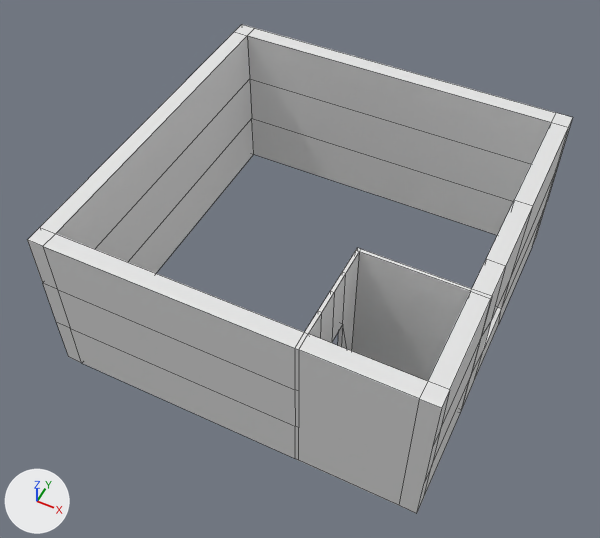
Before and after pictures for a commit that changed the Blender file bachelor/Assets/Prefabs/Scene_Room.blend.
The view is the same before and after, from a 50 mm camera at (7.1, -15.39, 20.09) aimed at (-0.18, -0.84, 1.9). The lights are fixed; the arrows at lower left show +X, +Y and +Z. Mesh edges are drawn as thin lines.

In view in the first picture: 'Walls'.
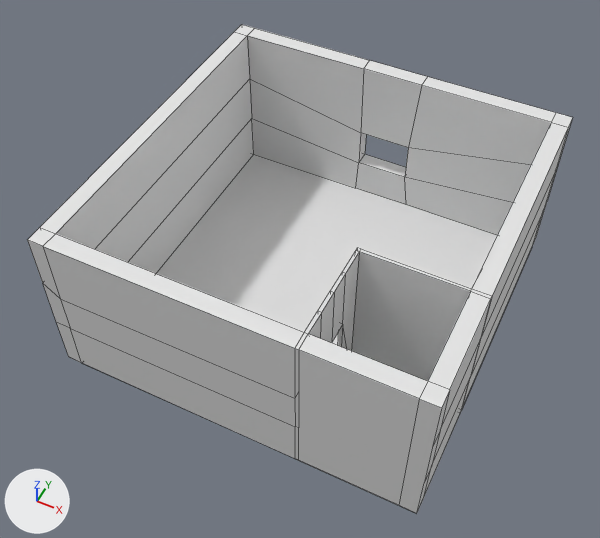
Where the newer file only moved an object's origin or applied its transform, the numbers keep the older frame.

What differs and where, as boxes [x1, y1, x2, y2] in the pictures (600 x 538 px; the box of a moved part takes in the faces that stretch with it):
'Floor', shown
    after: [156, 154, 497, 345]
part 2 of me_cube_008, moved or reshaped
    both: [27, 28, 568, 428]

The edits, one by one:
me_plane has 4 vertices, 1 face and spans x -1.0..1.0, y -1.0..1.0, z 0.0.
me_plane is used by ob_floor; location (0.0, 0.0, 0.0); scale (5.5, 5.5, 1.0).
Part 1, on me_plane:
Vertex 0 of me_plane moves from (-1.0, -1.0, 0.0) to (-5.5, -5.5, 0.0) at pixel (68, 356).
Vertex 1 of me_plane moves from (1.0, -1.0, 0.0) to (5.5, -5.5, 0.0) at pixel (416, 513).
Vertex 2 of me_plane moves from (-1.0, 1.0, 0.0) to (-5.5, 5.5, 0.0).
Vertex 3 of me_plane moves from (1.0, 1.0, 0.0) to (5.5, 5.5, 0.0) at pixel (536, 237).
me_cube_008 is used by ob_walls; location (0.0, 5.25, 2.5); scale (5.5, 0.25, 2.5).
me_cube_008 had 127 vertices, 132 faces, 8 loose edges and spanned x -1.0..1.0, y -43.0..1.0, z -1.0..1.0.
me_cube_008 now has 126 vertices, 133 faces, 9 loose edges and spans x -1.0..1.0, y -43.0..1.0, z -1.0..1.0.
Part 2, on me_cube_008:
17 vertices are removed from x 0.9..1.0, y -29.2..-15.5, z -1.0..1.0.
32 faces are deleted.
2 loose edges are deleted.
2 vertices move from x -0.9..0.4, y -43.0, z 0.3 to x -0.9..0.4, y -43.0, z 0.2.
16 vertices are added at x -0.2..0.2, y -1.0..1.0, z -1.0..1.0.
3 loose edges are added.
33 new faces join them.
Object 'Floor' (ob_floor) is rescaled from (5.5, 5.5, 1.0) to (1.0, 1.0, 1.0).
Object 'Floor' (ob_floor) is now shown.
